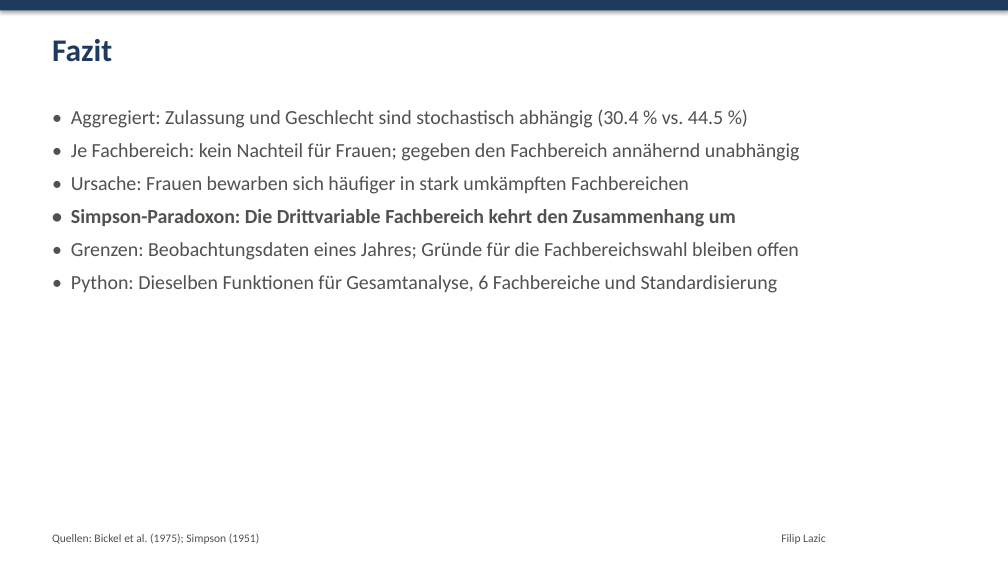
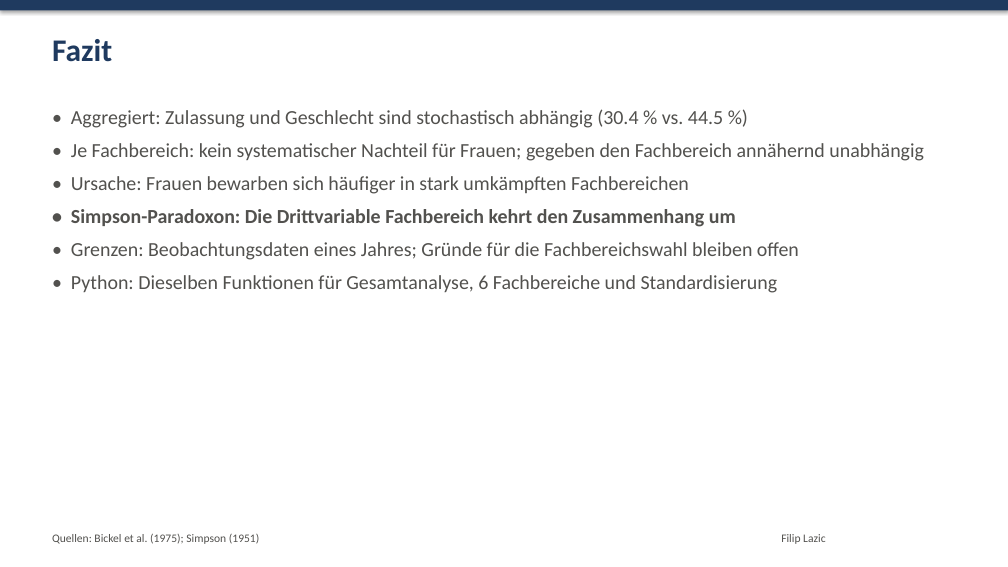
Before and after one commit to leozhaw26/statistik, a slide deck: slide 11 of vortrag4/Vortrag4_Praesentation.pptx. Drawn at 1008x567 pixels with LibreOffice and Linux fonts; fonts in the diff are those of the drawing. Boxes give left, top, right and bottom in pixels: in the first picture for what was removed or moved away, otherwise in the second. Text is boxed around its words. In the diff, an @@ line names an element or a change of style, - is before the commit and + after.

```diff
--- a/vortrag4/Vortrag4_Praesentation.pptx
+++ b/vortrag4/Vortrag4_Praesentation.pptx
@@ text at (71, 143, 924, 161): text changed @@
-• Je Fachbereich: kein Nachteil für Frauen; gegeben den Fachbereich annähernd unabhängig
+• Je Fachbereich: kein systematischer Nachteil für Frauen; gegeben den Fachbereich annähernd unabhängig
```
Also in this commit, not shown: 1 other slide changed, 4 other files.
